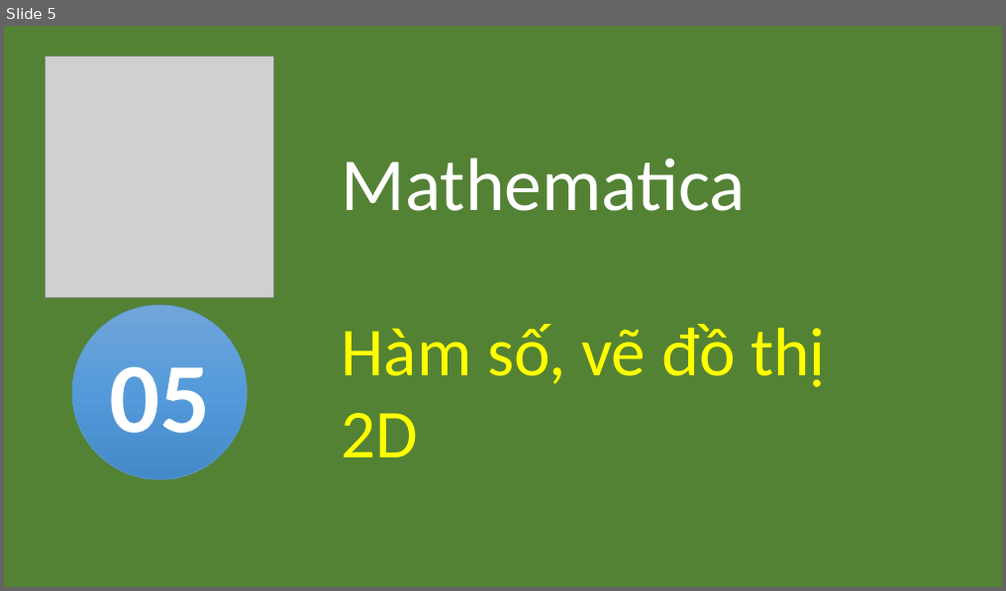
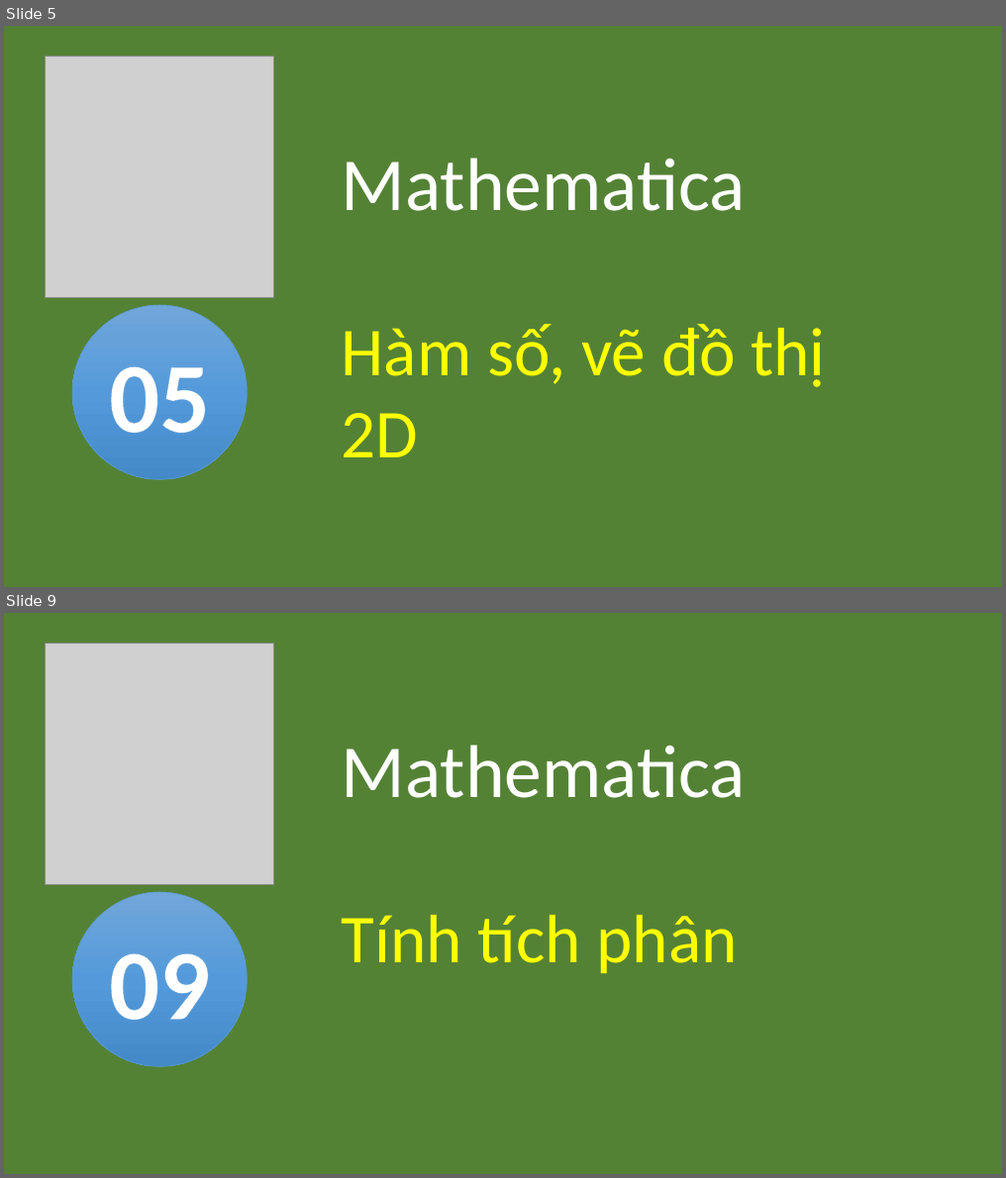
Before and after one commit to xuanthulabnet/mathematica, a slide deck: math-tutorial.pptx. Shown one above the other, each under a label of ours: slide 5 before the commit, slides 5 and 9 after it; the slides between them are not shown. The pictures are 1006x591 and 1006x1178 pixels, drawn with LibreOffice and Linux fonts; fonts in the diff are those of the drawing; grey boxes stand for pictures. Boxes give left, top, right and bottom in pixels: in the first picture for what was removed or moved away, otherwise in the second. Text is boxed around its words. In the diff, an @@ line names an element or a change of style, - is before the commit and + after.

```diff
--- a/math-tutorial.pptx
+++ b/math-tutorial.pptx
@@ slide 9 added at (4,613,1002,1174), background #FFFFFF @@
@@ rectangle added at (4,613,1002,1174), fill #548235 @@
@@ picture added at (46,643,274,884) @@
@@ text added at (342,745,746,973), 66 pt, text #FFFF00 @@
+Mathematica
+Tính tích phân
@@ ellipse added at (72,892,247,1066), fill gradient #71A6DB to #559BDB to #448ACA, outline #5B9BD5 0.5 pt, 96 pt, text #FFFFFF, bold @@
+09
```
Also in this commit, not shown: 5 other slides added, 7 other files.
